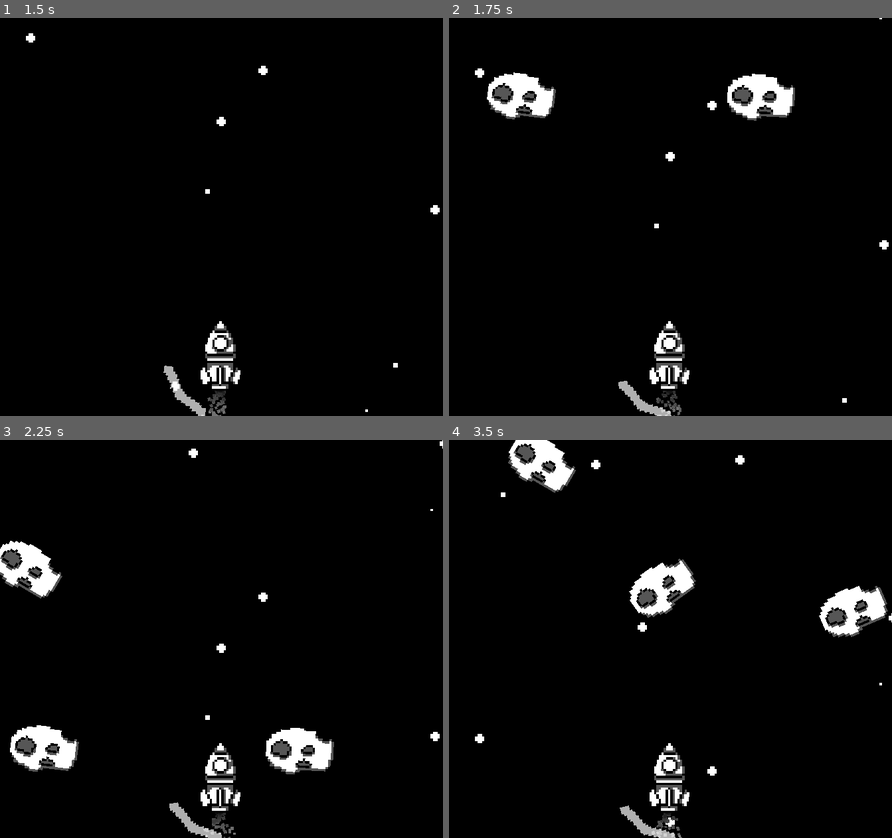
Above: before the commit, frames 1-4 (two rows, left to right).
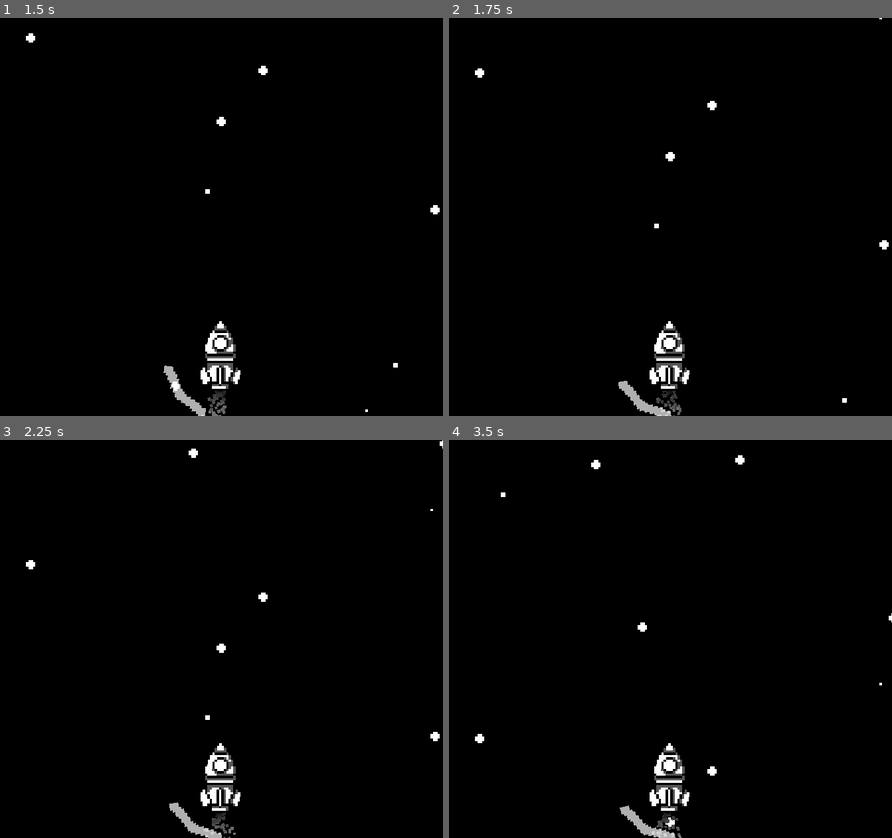
Above: after the commit, the same moments.

Repository: DonB303/1GameJam
Game: Godot game, scene res://Scenes/main.tscn
Two runs of this game, one before a commit and one after it. Both use one fixed random seed, a clock stepped at 60 frames per second and the inputs below.
Inputs (mouse positions are in pixels of both pictures, inside the frame that each line leads up to):
- Up to frame 1 (1.5 s): move the mouse to (318, 197) at 0.52 s; move the mouse to (132, 236) at 1.27 s
- Up to frame 2 (1.75 s): no input
- Up to frame 3 (2.25 s): move the mouse to (265, 551) at 2.02 s
- Up to frame 4 (3.5 s): move the mouse to (648, 718) at 2.77 s

Frame 1 is identical in both runs. In frame 2, 2.5% of the frame differs, in the area x 8-79%, y 13-26%; in frame 3, 3.7%; in frame 4, 3.7%, in the area x 13-100%, y 0-50%.
Error after the commit: Invalid access to property or key 'sglobal_position' on a base object of type 'Marker2D'. (res://scripts/astroids/astroid_spawner.gd:12)

Commit message:
gru_pls_save_my_and_my_balls

Diff:
--- a/scripts/astroids/astroid_spawner.gd
+++ b/scripts/astroids/astroid_spawner.gd
@@ -9,7 +9,7 @@
 func spawn():
 	const ASTROID = preload("res://Scenes/astroids/astroid.tscn")
 	var new_astroid = ASTROID.instantiate()
-	new_astroid.global_position = spawn_position.global_position
+	new_astroid.global_position = spawn_position.sglobal_position
 	spawn_position.add_child(new_astroid)
 
 
